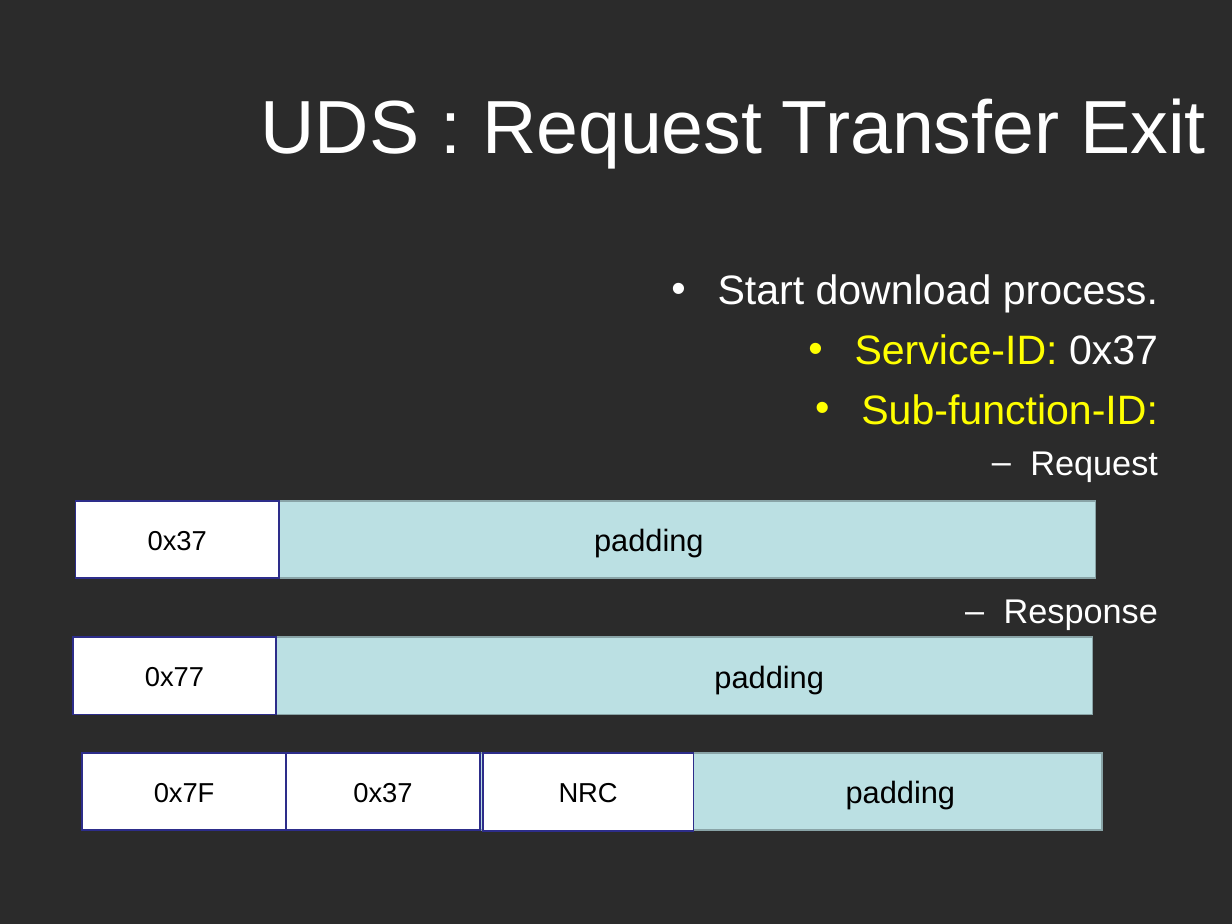
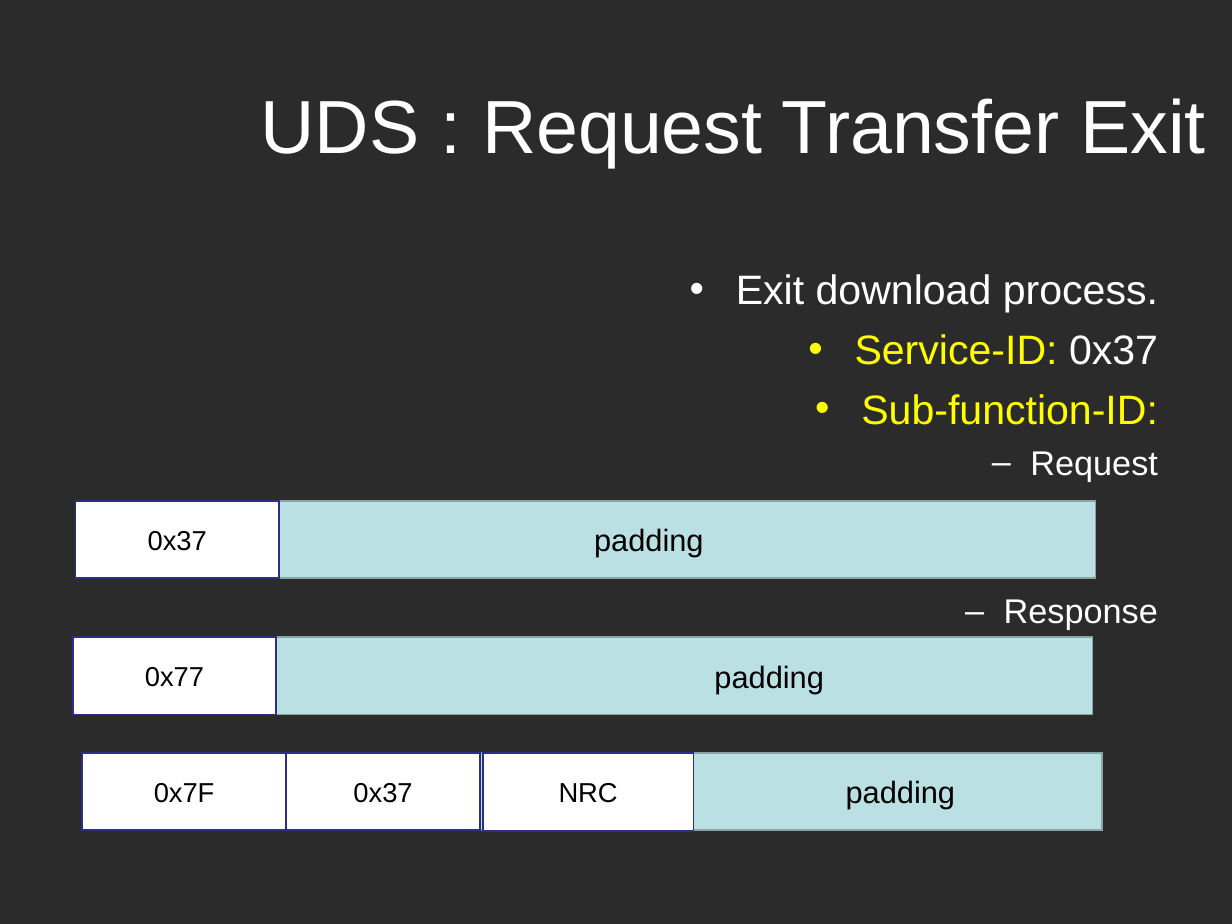
Before and after one commit to Marcelle-Samir/Firmware_Over_The_Air, a slide deck: slide 23 of project Documentation/Second week/Search-UDS.ppt. Drawn at 1232x924 pixels with LibreOffice and Linux fonts; fonts in the diff are those of the drawing; background and template pictures are left out; a plain dark background stands for a picture behind light text. Boxes give left, top, right and bottom in pixels: in the first picture for what was removed or moved away, otherwise in the second. Text is boxed around its words. In the diff, an @@ line names an element or a change of style, - is before the commit and + after.

```diff
--- a/project Documentation/Second week/Search-UDS.ppt
+++ b/project Documentation/Second week/Search-UDS.ppt
@@ text at (736,274,1158,313): text changed @@
-• Start download process.
+• Exit download process.
```
Also in this commit, not shown: 8 other slides changed.
